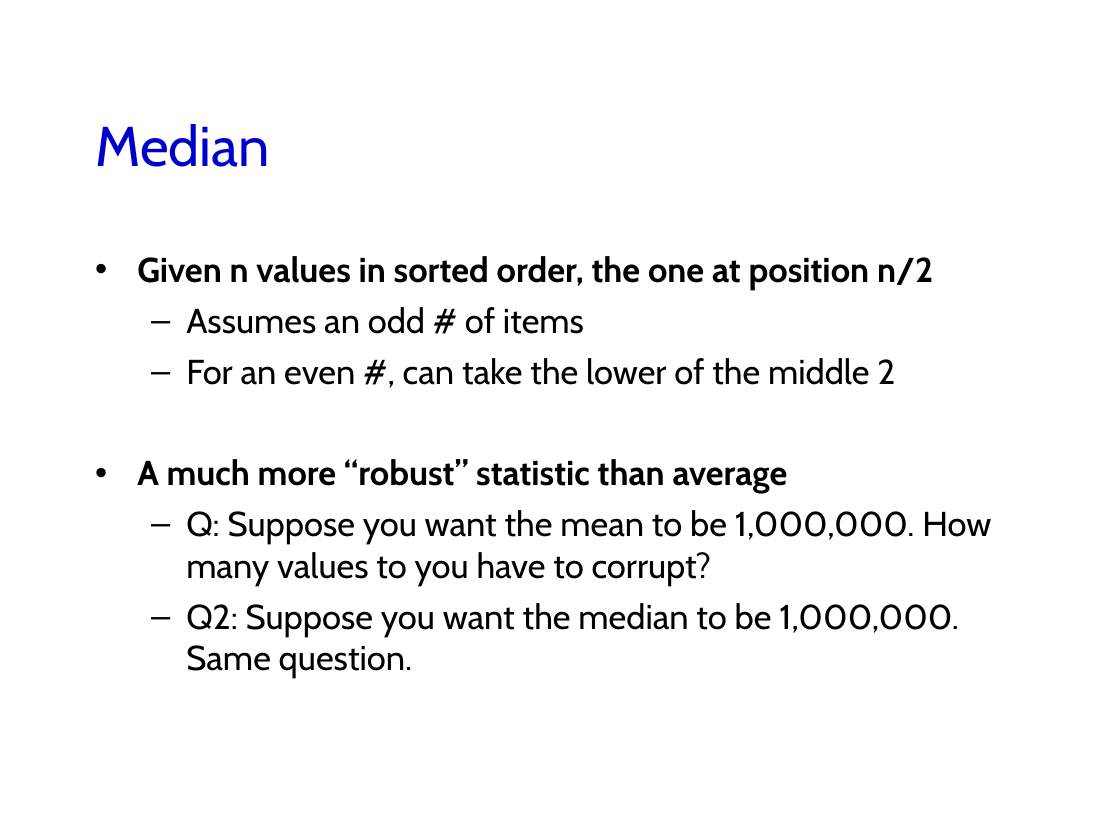
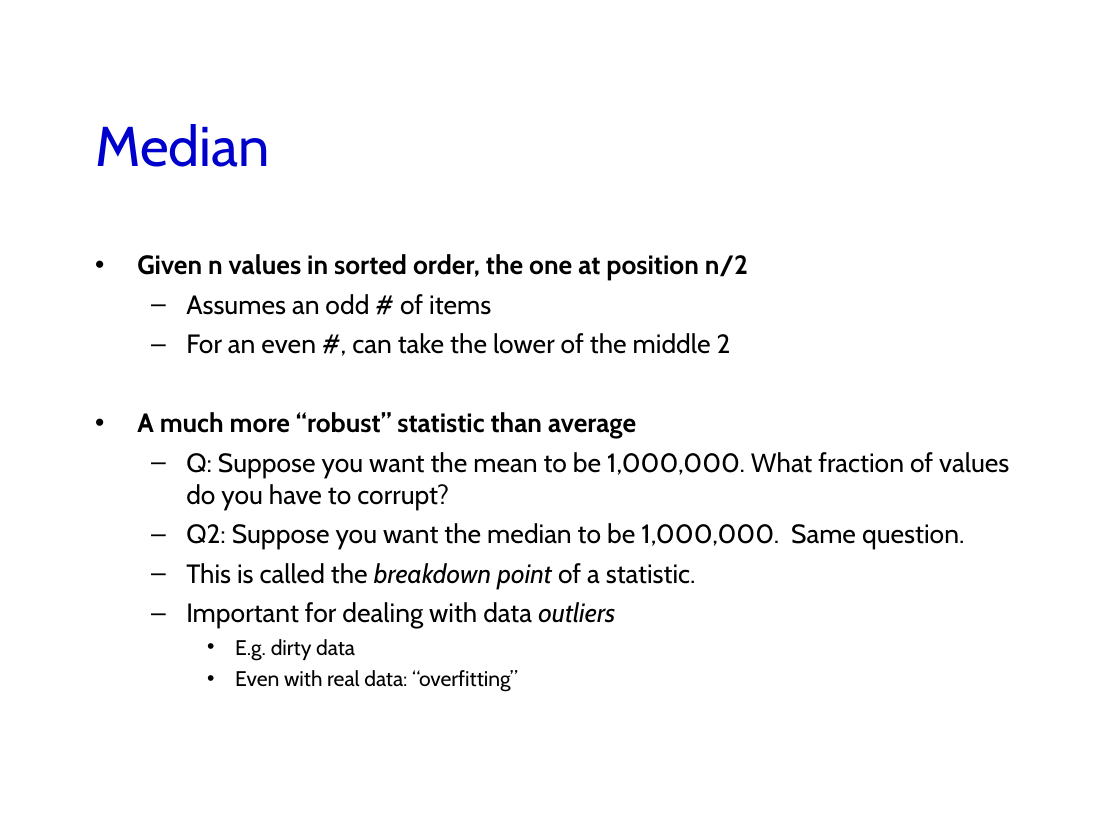
Before and after one commit to jhellerstein/cs186-09, a slide deck: slide 51 of lecs/14.SQL.ppt (slide 50 before the commit). Drawn at 1120x840 pixels with LibreOffice and Linux fonts; fonts in the diff are those of the drawing; background and template pictures are left out. Boxes give left, top, right and bottom in pixels: in the first picture for what was removed or moved away, otherwise in the second. Text is boxed around its words. In the diff, an @@ line names an element or a change of style, - is before the commit and + after.

Commit message:
two fun examples: clustering coefficient and median

```diff
--- a/lecs/14.SQL.ppt
+++ b/lecs/14.SQL.ppt
@@ text at [137,254,964,549]: size 22.2 to 17 pt in "Given n values in sorted order, the ...", "Assumes an odd # of items", "For an even #, can take the ...", "A much more “robust” statistic than average" and 1 more places; less space between paragraphs @@
@@ text at [186,452,1009,509]: text changed; size 22.2 to 17 pt @@
-  – Q: Suppose you want the mean to be 1,000,000. How many values to you have to corrupt?
+  – Q: Suppose you want the mean to be 1,000,000. What fraction of values do you have to corrupt?
@@ text at [186,563,696,692]: paragraphs added @@
+  – This is called the breakdown point of a statistic.
+  – Important for dealing with data outliers
+    • E.g. dirty data
+    • Even with real data: “overfitting”
```
Also in this commit, not shown: 1 slide added, 1 other file.
